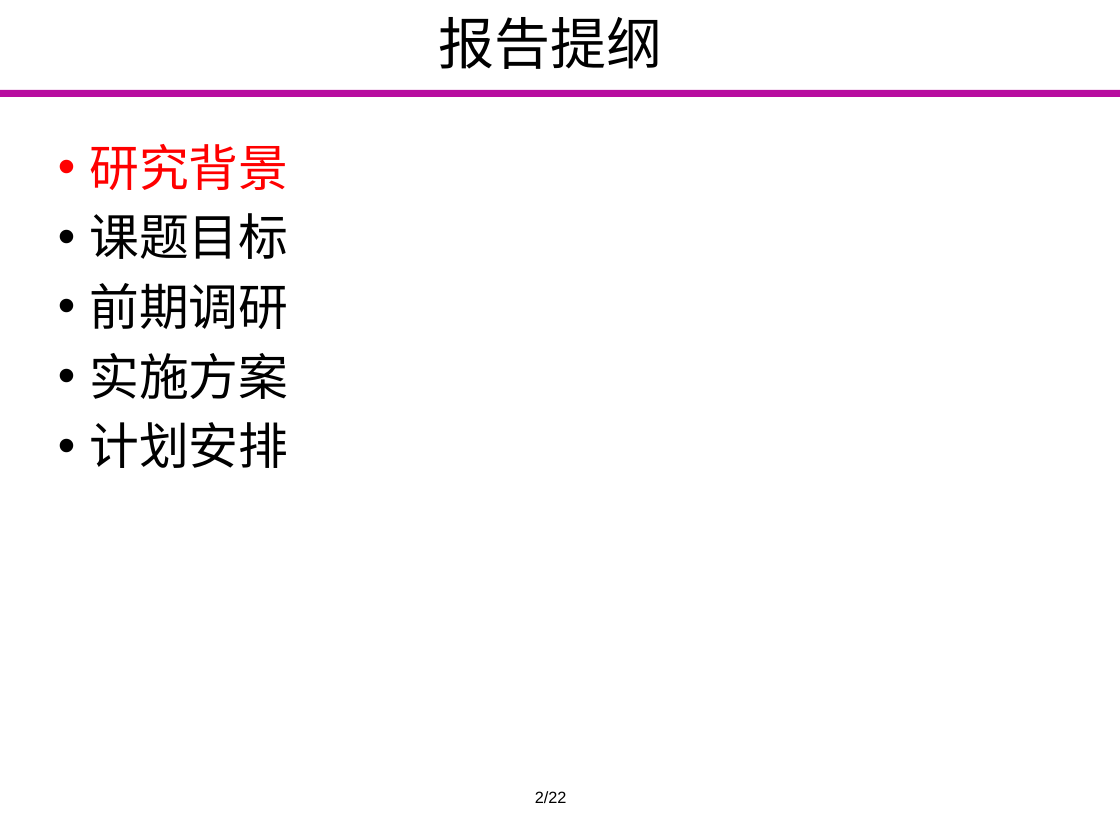
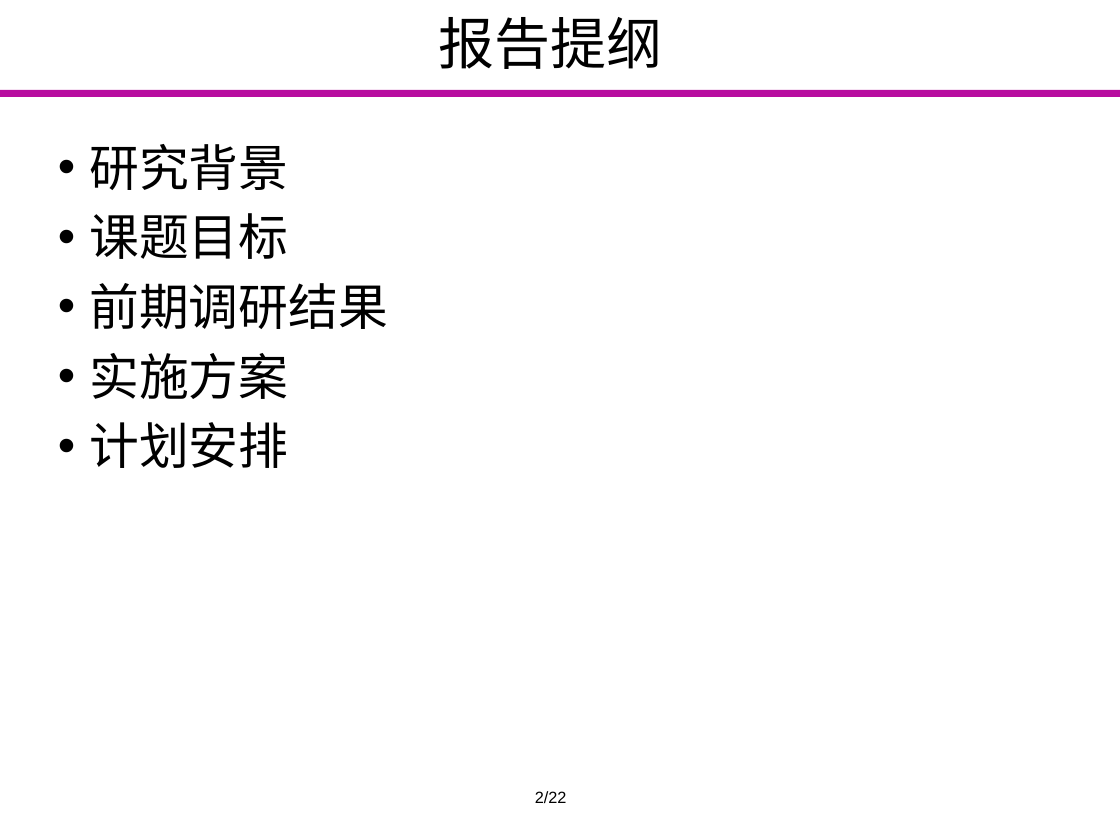
Before and after one commit to Markov2016/kaiti, a slide deck: slide 2 of ppt/yyx_v1.0.pptx. Drawn at 1120x840 pixels with LibreOffice and Linux fonts; fonts in the diff are those of the drawing; background and template pictures are left out. Boxes give left, top, right and bottom in pixels: in the first picture for what was removed or moved away, otherwise in the second. Text is boxed around its words. In the diff, an @@ line names an element or a change of style, - is before the commit and + after.

```diff
--- a/ppt/yyx_v1.0.pptx
+++ b/ppt/yyx_v1.0.pptx
@@ text at [89, 144, 288, 190]: text colour #FF0000 to #000000 in "研究背景" @@
@@ text at [89, 283, 388, 329]: text changed @@
-• 前期调研
+• 前期调研结果
```
Also in this commit, not shown: 5 other slides changed, 5 slides added, 12 slides removed.
